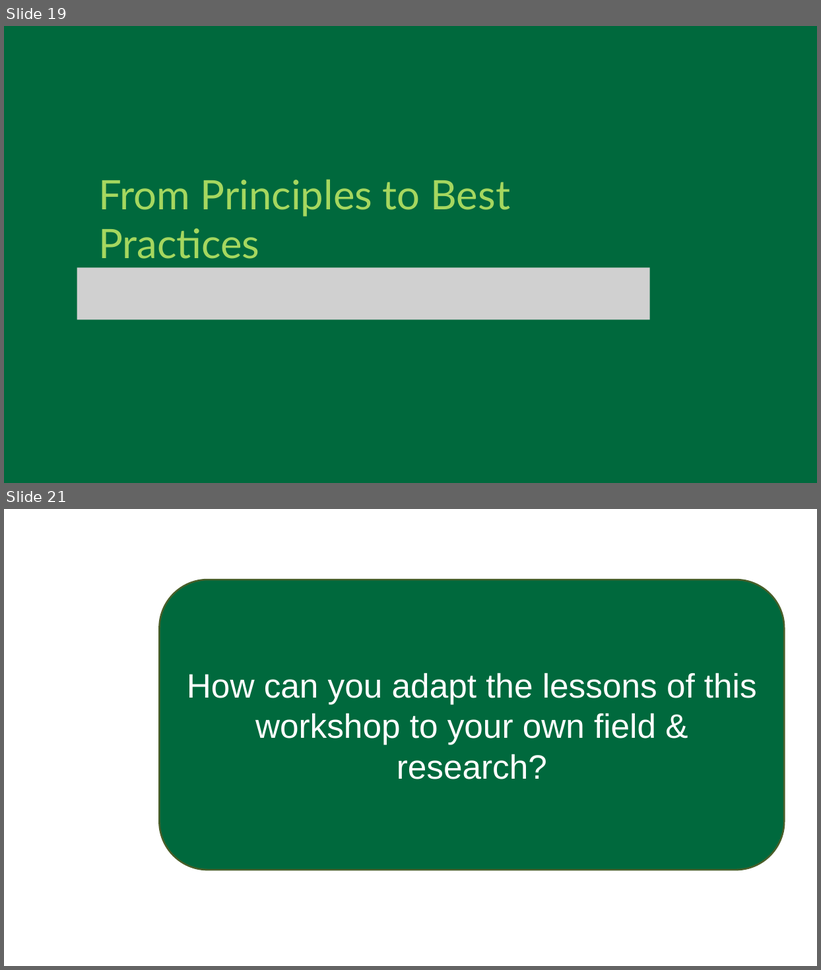
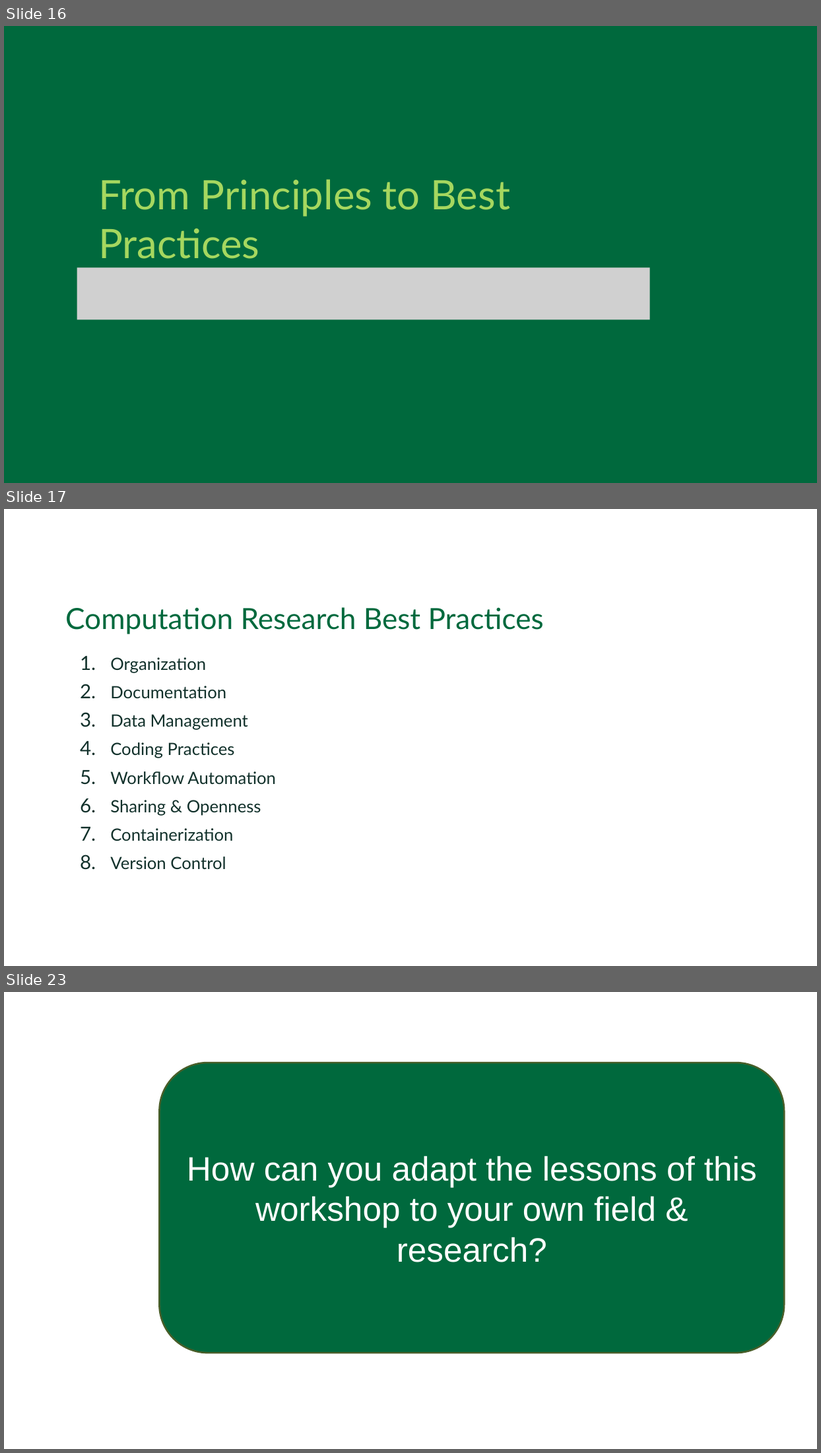
Before and after one commit to Dartmouth-Libraries/r_research-fundamentals_ws, a slide deck: slides/04a_Computation-Research_Best-Practices.pptx. Shown one above the other, each under a label of ours: slides 19 and 21 before the commit, slides 16, 17 and 23 after it; the slides between them are not shown. The pictures are 821x970 and 821x1453 pixels, drawn with LibreOffice and Linux fonts; fonts in the diff are those of the drawing; grey boxes stand for pictures; background and template pictures are left out. Boxes give left, top, right and bottom in pixels: in the first picture for what was removed or moved away, otherwise in the second. Text is boxed around its words. In the diff, an @@ line names an element or a change of style, - is before the commit and + after.

```diff
--- a/slides/04a_Computation-Research_Best-Practices.pptx
+++ b/slides/04a_Computation-Research_Best-Practices.pptx
@@ slide 17 added at [4, 509, 817, 966], background #FFFFFF @@
@@ text added at [65, 607, 544, 634], 34.5 pt, text #00693D @@
+Computation Research Best Practices
@@ text added at [110, 657, 276, 870], 20.1 pt, text #12312B @@
+  1. Organization
+  2. Documentation
+  3. Data Management
+  4. Coding Practices
+  5. Workflow Automation
+  6. Sharing & Openness
+  7. Containerization
+  8. Version Control
@@ what was slide 19 is now slide 16 @@
@@ what was slide 21 is now slide 23 @@
```
Also in this commit, not shown: 3 slides changed, 6 other slides added, 5 slides removed.
